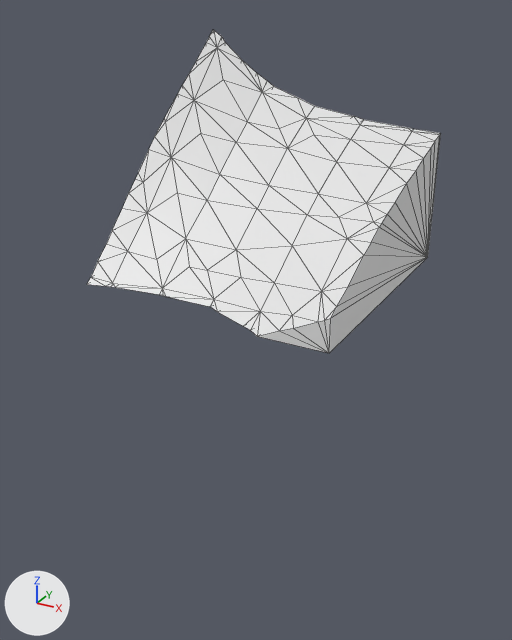
An edit to the glTF model assets/terrain/surface_pieces/surf_9_4.glb, drawn before and after from the same camera.
Both versions are drawn from a 50 mm camera at (-56.45, 76.33, -25.39) aimed at (-62.47, 87.28, -30.87). Arrows for +X, +Y and +Z are at lower left; the lights stay in place. The first picture is the older version. Mesh edges are drawn as thin lines. Where no turn or scale is listed for an object, it has been applied to the vertices.

Objects in the first picture: 'geometry_0'.
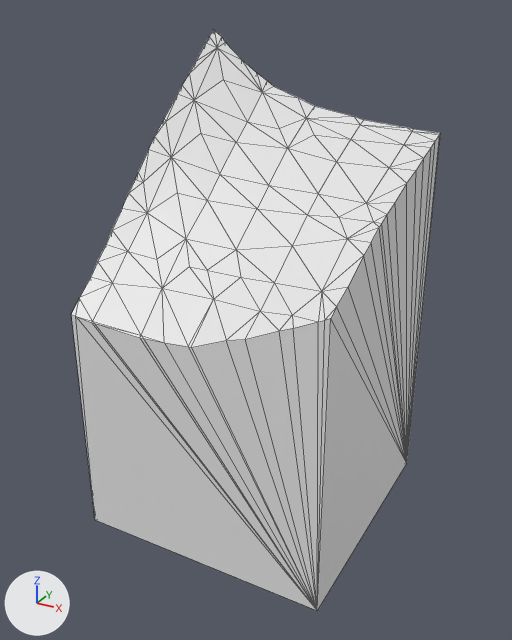
What differs and where, as boxes [x1, y1, x2, y2] in the pictures (512 x 640 px; the box of a moved part takes in the faces that stretch with it):
'geometry_0', reshaped (80% taller): before [88, 30, 441, 353]; after [71, 30, 441, 611]
part 1 of me_geometry_0, moved or reshaped: before [88, 133, 441, 353]; after [71, 133, 441, 611]

What changed in the scene script:
```text
Change me_geometry_0:
    used by ob_geometry_0; location = (0.0, 0.0, 0.0)
    remove me_geometry_0.from_pydata(...)  # 115 vertices, 226 faces; spans x -65.0..-60.0, y 85.0..90.0, z -30.0..-25.79
    add me_geometry_0.from_pydata(...)  # 117 vertices, 230 faces; spans x -65.0..-60.0, y 85.0..90.0, z -35.0..-25.79
    me_geometry_0 part 1
    13 vertices are removed from x -65.0..-60.0, y 85.0..90.0, z -30.0
    84 faces are deleted
    3 vertices move from x -63.54..-62.25, y 85.53..85.69, z -30.0 to x -62.97..-61.76, y 85.0, z -30.51..-30.19
    15 vertices are added at x -65.0..-60.0, y 85.0..90.0, z -35.0..-30.1
    88 new faces join them
```
